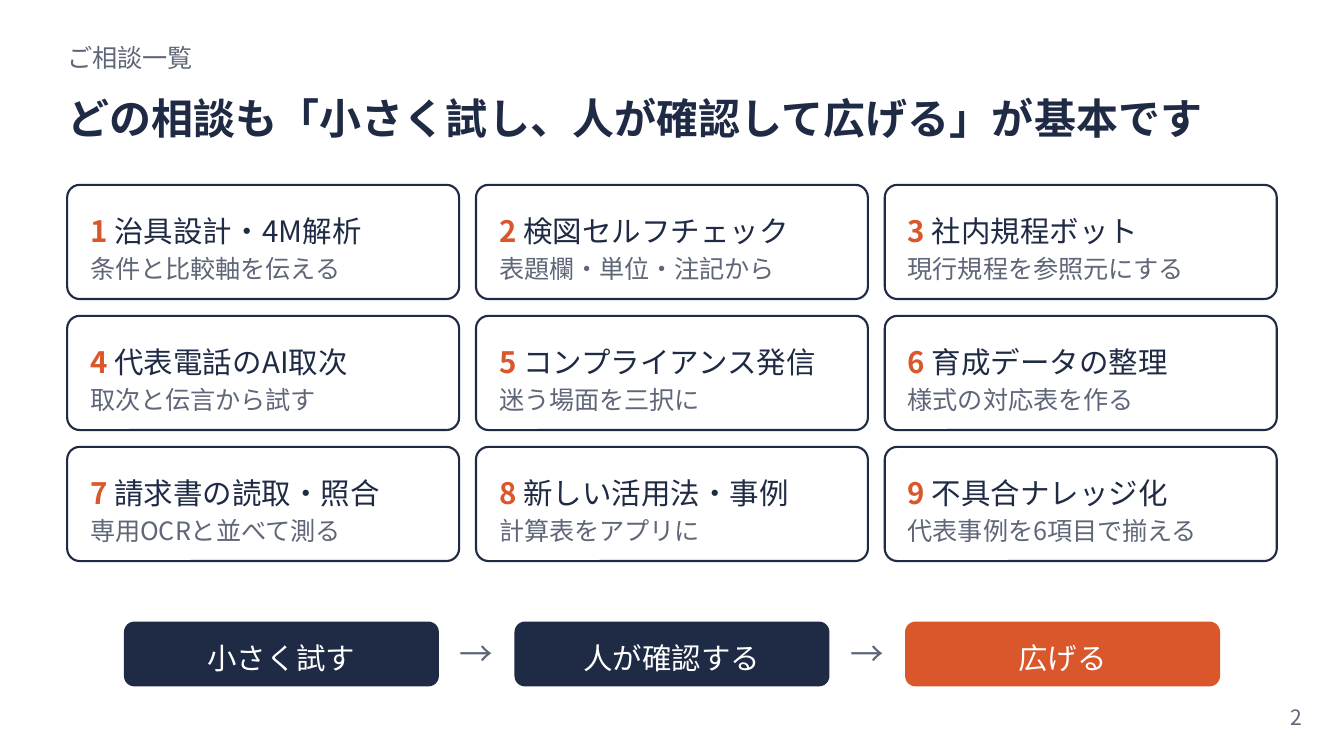
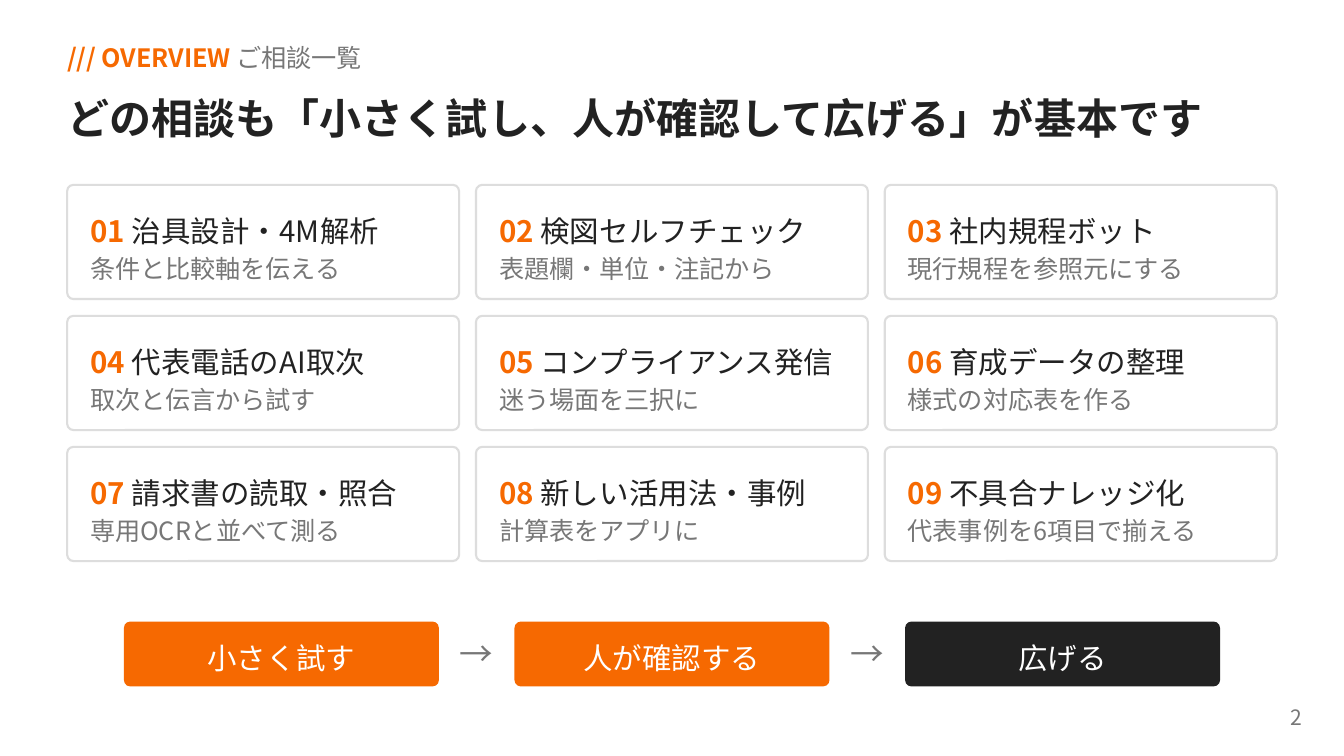
Before and after one commit to yoshiy-dev/yoshiy-dev, a slide deck: slide 2 of outputs/AI活用相談_回答まとめ.pptx. Drawn at 1344x756 pixels with LibreOffice and Linux fonts; fonts in the diff are those of the drawing. Boxes give left, top, right and bottom in pixels: in the first picture for what was removed or moved away, otherwise in the second. Text is boxed around its words. In the diff, an @@ line names an element or a change of style, - is before the commit and + after.

```diff
--- a/outputs/AI活用相談_回答まとめ.pptx
+++ b/outputs/AI活用相談_回答まとめ.pptx
@@ text at (102, 46, 362, 69): text changed; text colour #5E6678 to #F66901; bold on @@
-ご相談一覧
+/// OVERVIEW ご相談一覧
@@ text "どの相談も「小さく試し、人が確認して広げる」が基本です" at (67, 97, 1202, 138): text colour #1F2A44 to #222222 @@
@@ text at (90, 217, 379, 245): text changed; text colour #1F2A44 to #222222 @@
-1 治具設計・4M解析
+01 治具設計・4M解析
@@ text at (499, 217, 807, 245): text changed; text colour #1F2A44 to #222222 @@
-2 検図セルフチェック
+02 検図セルフチェック
@@ text at (908, 217, 1156, 245): text changed; text colour #1F2A44 to #222222 @@
-3 社内規程ボット
+03 社内規程ボット
@@ text at (90, 348, 365, 376): text changed; text colour #1F2A44 to #222222 @@
-4 代表電話のAI取次
+04 代表電話のAI取次
@@ text at (499, 348, 834, 376): text changed; text colour #1F2A44 to #222222 @@
-5 コンプライアンス発信
+05 コンプライアンス発信
@@ text at (908, 348, 1185, 376): text changed; text colour #1F2A44 to #222222 @@
-6 育成データの整理
+06 育成データの整理
@@ outline #1F2A44 1.13 pt to #DDDDDD 1.13 pt; proportions changed in 9 elements at (67, 185, 460, 300), (476, 185, 868, 300), (884, 185, 1277, 300), (67, 316, 460, 430), (476, 316, 868, 430), (884, 316, 1277, 430), (67, 446, 460, 560), (476, 446, 868, 560), (884, 446, 1277, 560) @@
@@ text at (90, 479, 398, 507): text changed; text colour #1F2A44 to #222222 @@
-7 請求書の読取・照合
+07 請求書の読取・照合
@@ text at (499, 479, 807, 507): text changed; text colour #1F2A44 to #222222 @@
-8 新しい活用法・事例
+08 新しい活用法・事例
@@ text at (908, 479, 1185, 507): text changed; text colour #1F2A44 to #222222 @@
-9 不具合ナレッジ化
+09 不具合ナレッジ化
@@ rounded rectangle at (124, 621, 438, 685): fill #1F2A44 to #F66901; proportions changed @@
@@ rounded rectangle at (515, 621, 829, 685): fill #1F2A44 to #F66901; proportions changed @@
@@ rounded rectangle at (905, 621, 1219, 685): fill #D9572B to #222222; proportions changed @@
@@ text colour #5E6678 to #777777 in 12 elements at (90, 257, 340, 280), (499, 257, 775, 280), (908, 257, 1184, 280), (90, 388, 316, 411), (499, 388, 700, 411), (908, 388, 1134, 411), (90, 519, 340, 542), (499, 519, 700, 542), (908, 519, 1197, 542), (1290, 709, 1302, 725), (460, 633, 556, 675), (851, 633, 948, 675) @@
```
Also in this commit, not shown: 11 other slides changed, 1 other file.
